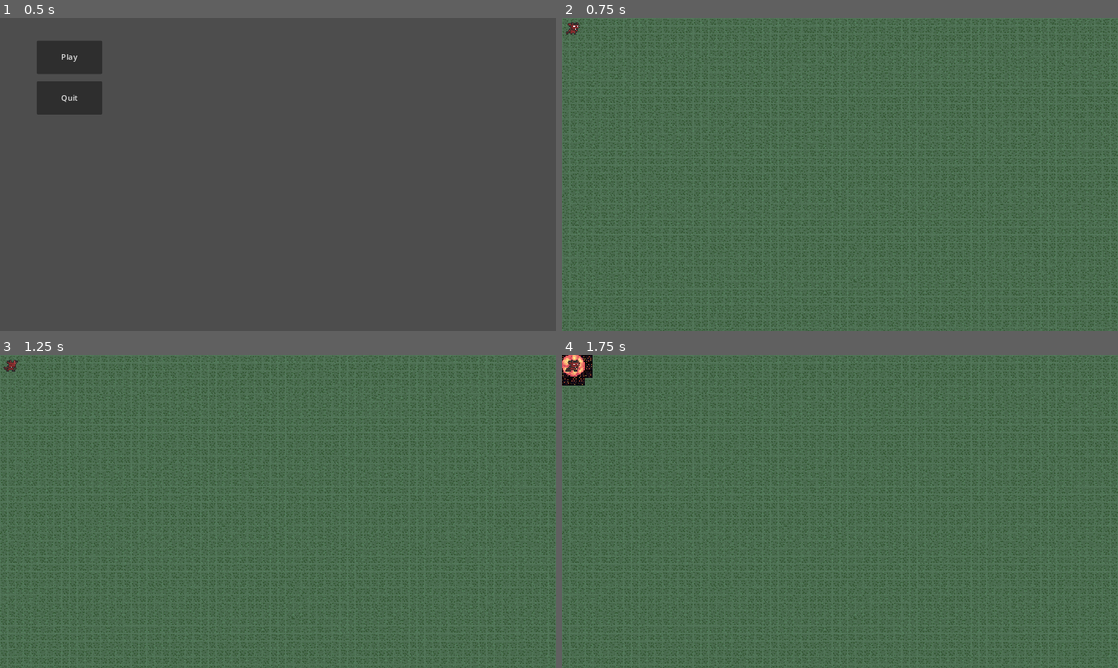
Above: before the commit, frames 1-4 (two rows, left to right).
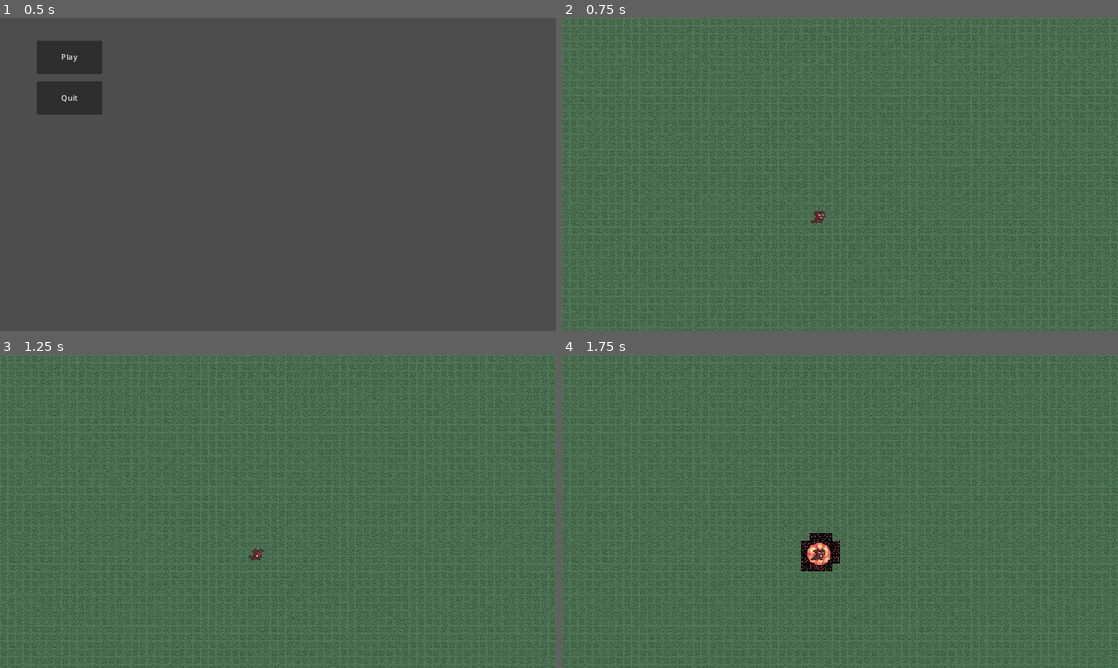
Above: after the commit, the same moments.

Repository: Seblis/They-won-t-survive
Game: Godot game, scene res://main.tscn
Two runs of this game, one before a commit and one after it. Both use one fixed random seed, a clock stepped at 60 frames per second and the inputs below.
Inputs:
- Up to frame 1 (0.5 s): no input
- Up to frame 2 (0.75 s): click "Play" at 0.5 s
- Up to frame 3 (1.25 s): no input
- Up to frame 4 (1.75 s): tap Enter at 1.25 s; hold D (Weapon right) from 1.28 s (still down)

Frame 1 is identical in both runs. In frame 2, 0.1% of the frame differs, in the area x 0-48%, y 1-66%; in frame 3, 0.1%; in frame 4, 1.3%, in the area x 0-50%, y 0-70%.

Commit message:
Final tweaks for pull request
Code cleanup, player position fixed

Diff:
--- a/components/HealthComponent.gd
+++ b/components/HealthComponent.gd
@@ -6,8 +6,6 @@
 ## Class is responsible for taking damage, healing and notifying concerned
 ## parties that the entity's health dropped to zero. It's possible to add
 ## certain damage types, resistances etc. in this class in the future
-
-
 
 signal on_entity_died
 
--- a/components/HurtboxComponent.gd
+++ b/components/HurtboxComponent.gd
@@ -12,9 +12,7 @@
 	global_position = get_parent().global_position
 
 func _on_body_entered(body):
-	print(body.name)
 	if body.is_in_group(GameEngine.GROUP_PLAYER_WEAPON):
-		print("Damage = %d" % body.get_damage())
 		health.damage(body.get_damage())
 		# TODO: some collision effect?
 		body.queue_free()
--- a/global/game_engine.gd
+++ b/global/game_engine.gd
@@ -6,9 +6,9 @@
 var _weapon_direction: Vector2 = Vector2(1, 0)
 
 func _process(delta):
-	_set_direction()
+	_set_weapon_direction()
 
-func _set_direction():
+func _set_weapon_direction():
 	var new_x = Input.get_action_strength("Weapon right") - Input.get_action_strength("Weapon left")
 	var new_y = Input.get_action_strength("Weapon down") - Input.get_action_strength("Weapon up")
 
--- a/levels/base_level.tscn
+++ b/levels/base_level.tscn
@@ -44,12 +44,11 @@
 layer_1/tile_data = PackedInt32Array()
 
 [node name="Player" parent="." instance=ExtResource("3_ba8e1")]
-position = Vector2(23, 20)
+position = Vector2(532, 411)
 scale = Vector2(2, 2)
 
 [node name="CorruptionWeapons" type="Node2D" parent="Player"]
 show_behind_parent = true
-position = Vector2(-142.5, -173.5)
 scale = Vector2(0.5, 0.5)
 script = ExtResource("4_vj0u6")
 
--- a/player/weapons/fireball.gd
+++ b/player/weapons/fireball.gd
@@ -2,7 +2,7 @@
 extends CharacterBody2D
 
 const FIRE_DELAY: float = 0.15
-@export var damage: int = 12
+@export var damage: int = 5
 @export var SPEED: float = 350.0
 @onready var animation_player = $AnimationPlayer
 @onready var collision_shape_2d = $CollisionShape2D
--- a/player/weapons/fireball.tscn
+++ b/player/weapons/fireball.tscn
@@ -2,6 +2,9 @@
 
 [ext_resource type="Script" path="res://player/weapons/fireball.gd" id="2_e8bpu"]
 [ext_resource type="Texture2D" uid="uid://cd4cs8hln34in" path="res://assets/sprites/Imp Sprite Sheet.png" id="2_lqr5g"]
+
+[sub_resource type="RectangleShape2D" id="RectangleShape2D_2ypj7"]
+size = Vector2(24, 8)
 
 [sub_resource type="Animation" id="Animation_dmc5q"]
 length = 0.001
@@ -81,20 +84,11 @@
 "land": SubResource("Animation_mqes2")
 }
 
-[sub_resource type="RectangleShape2D" id="RectangleShape2D_2ypj7"]
-size = Vector2(10.5, 5)
-
 [node name="Fireball" type="CharacterBody2D" groups=["player_weapon"]]
 position = Vector2(0, -9)
 collision_layer = 8
 collision_mask = 0
 script = ExtResource("2_e8bpu")
-
-[node name="AnimationPlayer" type="AnimationPlayer" parent="."]
-libraries = {
-"": SubResource("AnimationLibrary_k40pd")
-}
-autoplay = "cast"
 
 [node name="Sprite2D" type="Sprite2D" parent="."]
 position = Vector2(15, -17)
@@ -105,9 +99,14 @@
 frame = 40
 
 [node name="CollisionShape2D" type="CollisionShape2D" parent="."]
-position = Vector2(15.75, 2)
+position = Vector2(31, 2)
 shape = SubResource("RectangleShape2D_2ypj7")
-disabled = true
+
+[node name="AnimationPlayer" type="AnimationPlayer" parent="."]
+libraries = {
+"": SubResource("AnimationLibrary_k40pd")
+}
+autoplay = "cast"
 
 [node name="VisibleNotifier" type="VisibleOnScreenEnabler2D" parent="."]
 position = Vector2(10.5, 2)
